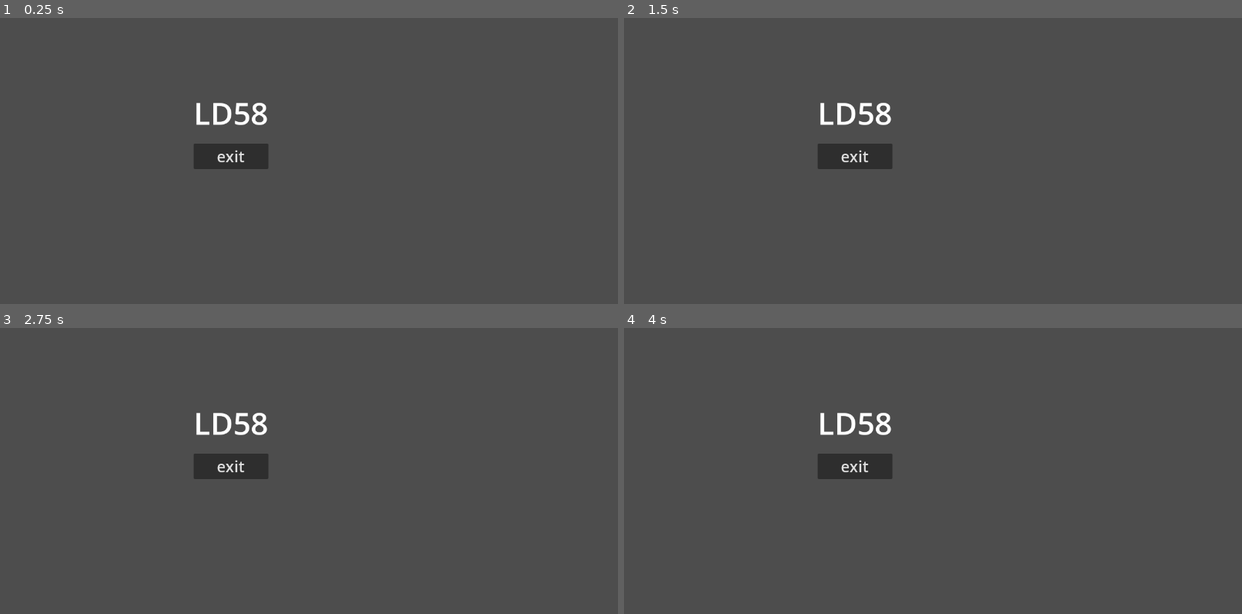
Above: before the commit, frames 1-4 (two rows, left to right).
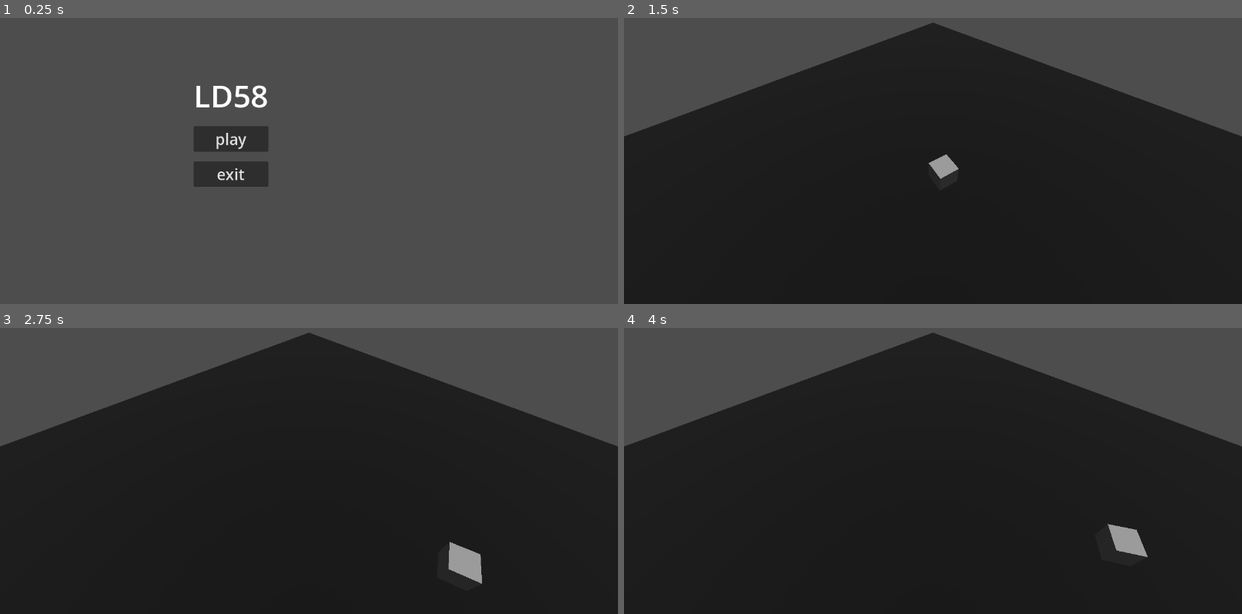
Above: after the commit, the same moments.

Repository: feored/LD58
Game: Godot game, scene res://scenes/main_menu/main_menu.tscn
The game is run twice, just before and just after one commit, with the same random seed, the same clock (stepped at 60 frames per second) and the same inputs. Sound files missing from this copy of the repository are replaced by a short silence.
Inputs (mouse positions are in pixels of both pictures, inside the frame that each line leads up to):
- Up to frame 1 (0.25 s): no input
- Up to frame 2 (1.5 s): click (852, 138) at 0.5 s, where only the run after the commit has a clickable "play"; tap Enter at 1.25 s; move the mouse to (1068, 112) at 1.27 s; hold D (right, bound only after the commit) from 1.28 s (still down)
- Up to frame 3 (2.75 s): move the mouse to (185, 456) at 2.02 s; release D (right, bound only after the commit) at 2.03 s; hold S (down, bound only after the commit) from 2.03 s (still down)
- Up to frame 4 (4 s): move the mouse to (994, 365) at 2.77 s; release S (down, bound only after the commit) at 2.78 s; hold D (right, bound only after the commit) 2.78-3.53 s; move the mouse to (902, 511) at 3.52 s; hold W (up, bound only after the commit) from 3.53 s (still down)

The runs differ from the first frame. In frame 1, 2.5% of the frame differs, in the area x 31-44%, y 23-60%; in frame 2, 77%, in the area x 0-100%, y 1-100%; in frame 3, 77%; in frame 4, 77%.

Commit message:
basic movement

Diff:
--- a/globals/autoloads/scene_transition/scene_transition.gd
+++ b/globals/autoloads/scene_transition/scene_transition.gd
@@ -3,14 +3,13 @@
 
 enum Scene {
     MainMenu,
-    Main,
-    Editor,
-    Garage,
+    Battle,
     SettingsMenu
 }
 
 const PACKED_SCENES = {
     Scene.MainMenu: preload("res://scenes/main_menu/main_menu.tscn"),
+    Scene.Battle: preload("res://scenes/battle/battle.tscn"),
     Scene.SettingsMenu: preload("res://scenes/settings_menu/settings_menu.tscn")
 }
 
--- a/project.godot
+++ b/project.godot
@@ -29,6 +29,29 @@
 TileInfo="*res://globals/autoloads/tile_info.gd"
 Utils="*res://globals/autoloads/utils.gd"
 
+[input]
+
+left={
+"deadzone": 0.2,
+"events": [Object(InputEventKey,"resource_local_to_scene":false,"resource_name":"","device":-1,"window_id":0,"alt_pressed":false,"shift_pressed":false,"ctrl_pressed":false,"meta_pressed":false,"pressed":false,"keycode":0,"physical_keycode":65,"key_label":0,"unicode":97,"location":0,"echo":false,"script":null)
+]
+}
+right={
+"deadzone": 0.2,
+"events": [Object(InputEventKey,"resource_local_to_scene":false,"resource_name":"","device":-1,"window_id":0,"alt_pressed":false,"shift_pressed":false,"ctrl_pressed":false,"meta_pressed":false,"pressed":false,"keycode":0,"physical_keycode":68,"key_label":0,"unicode":100,"location":0,"echo":false,"script":null)
+]
+}
+up={
+"deadzone": 0.2,
+"events": [Object(InputEventKey,"resource_local_to_scene":false,"resource_name":"","device":-1,"window_id":0,"alt_pressed":false,"shift_pressed":false,"ctrl_pressed":false,"meta_pressed":false,"pressed":false,"keycode":0,"physical_keycode":87,"key_label":0,"unicode":119,"location":0,"echo":false,"script":null)
+]
+}
+down={
+"deadzone": 0.2,
+"events": [Object(InputEventKey,"resource_local_to_scene":false,"resource_name":"","device":-1,"window_id":0,"alt_pressed":false,"shift_pressed":false,"ctrl_pressed":false,"meta_pressed":false,"pressed":false,"keycode":0,"physical_keycode":83,"key_label":0,"unicode":115,"location":0,"echo":false,"script":null)
+]
+}
+
 [rendering]
 
 renderer/rendering_method="gl_compatibility"
--- /dev/null
+++ b/scenes/battle/battle.tscn
@@ -0,0 +1,44 @@
+[gd_scene load_steps=7 format=3 uid="uid://bah67ey81q3j"]
+
+[ext_resource type="Script" uid="uid://juy52bicdgcc" path="res://scenes/battle/character.gd" id="1_7gynk"]
+
+[sub_resource type="StandardMaterial3D" id="StandardMaterial3D_r1e00"]
+albedo_color = Color(0, 0, 0, 1)
+
+[sub_resource type="PlaneMesh" id="PlaneMesh_7gynk"]
+material = SubResource("StandardMaterial3D_r1e00")
+size = Vector2(30, 30)
+
+[sub_resource type="Environment" id="Environment_r1e00"]
+
+[sub_resource type="BoxMesh" id="BoxMesh_7gynk"]
+
+[sub_resource type="BoxShape3D" id="BoxShape3D_ffvsa"]
+
+[node name="Node3D" type="Node3D"]
+
+[node name="Ground" type="MeshInstance3D" parent="."]
+mesh = SubResource("PlaneMesh_7gynk")
+
+[node name="DirectionalLight3D" type="DirectionalLight3D" parent="."]
+transform = Transform3D(-0.41606382, 0.9079657, 0.049891464, -0.002819998, -0.056153923, 0.99841815, 0.9093311, 0.41526496, 0.02592408, 3.321577, 10.591759, -0.841836)
+
+[node name="WorldEnvironment" type="WorldEnvironment" parent="."]
+environment = SubResource("Environment_r1e00")
+
+[node name="Camera3D" type="Camera3D" parent="."]
+transform = Transform3D(0.70710677, 0.49999997, -0.49999997, 0, 0.70710677, 0.70710677, 0.70710677, -0.49999997, 0.49999997, -5, 10, 5)
+
+[node name="Character" type="Node3D" parent="."]
+transform = Transform3D(1, 0, 0, 0, 1, 0, 0, 0, 1, 0, 1, 0)
+script = ExtResource("1_7gynk")
+
+[node name="Mesh" type="MeshInstance3D" parent="Character"]
+unique_name_in_owner = true
+mesh = SubResource("BoxMesh_7gynk")
+skeleton = NodePath("../..")
+
+[node name="Area3D" type="Area3D" parent="Character"]
+
+[node name="CollisionShape3D" type="CollisionShape3D" parent="Character/Area3D"]
+shape = SubResource("BoxShape3D_ffvsa")
--- /dev/null
+++ b/scenes/battle/character.gd
@@ -0,0 +1,19 @@
+extends Node3D
+
+@export var movement_speed: float = 5.0
+var time_elapsed: float = 0.0
+
+
+func _physics_process(delta: float) -> void:
+    time_elapsed += delta
+    if Input.is_action_pressed("left"):
+        self.global_position += (-self.global_transform.basis.x  * delta * movement_speed)
+    elif Input.is_action_pressed("right"):
+        self.global_position += (self.global_transform.basis.x * delta * movement_speed)
+    if Input.is_action_pressed("up"):
+        self.global_position += (-self.global_transform.basis.z * delta * movement_speed)
+    elif Input.is_action_pressed("down"):
+        self.global_position += (self.global_transform.basis.z  * delta * movement_speed)
+    var mouse_pos = Utils.get_mouse_pos(get_viewport().get_camera_3d())
+    Log.info("Mouse pos: %s" % str(mouse_pos))
+    self.look_at(Vector3(mouse_pos.x, self.global_position.y, mouse_pos.z))
--- a/scenes/main_menu/main_menu.gd
+++ b/scenes/main_menu/main_menu.gd
@@ -2,20 +2,12 @@
 
 
 func _ready() -> void:
-    Log.info("Main menu has been loaded.")
+	Log.info("Main menu has been loaded.")
 
 
 func _on_play_button_pressed() -> void:
-    SceneTransition.change_scene(SceneTransition.Scene.Main)
-
-
-func _on_editor_button_pressed() -> void:
-    SceneTransition.change_scene(SceneTransition.Scene.Editor)
-
-
-func _on_garage_button_pressed() -> void:
-    SceneTransition.change_scene(SceneTransition.Scene.Garage)
+	SceneTransition.change_scene(SceneTransition.Scene.Battle)
 
 
 func _on_exit_button_pressed() -> void:
-    get_tree().quit()
+	get_tree().quit()
--- a/scenes/main_menu/main_menu.tscn
+++ b/scenes/main_menu/main_menu.tscn
@@ -44,7 +44,6 @@
 text = "LD58"
 
 [node name="PlayButton" type="Button" parent="UI/PanelContainer/HBoxContainer/VBoxContainer"]
-visible = false
 layout_mode = 2
 text = "play"
 
Not shown, added: scenes/battle/character.gd.uid
